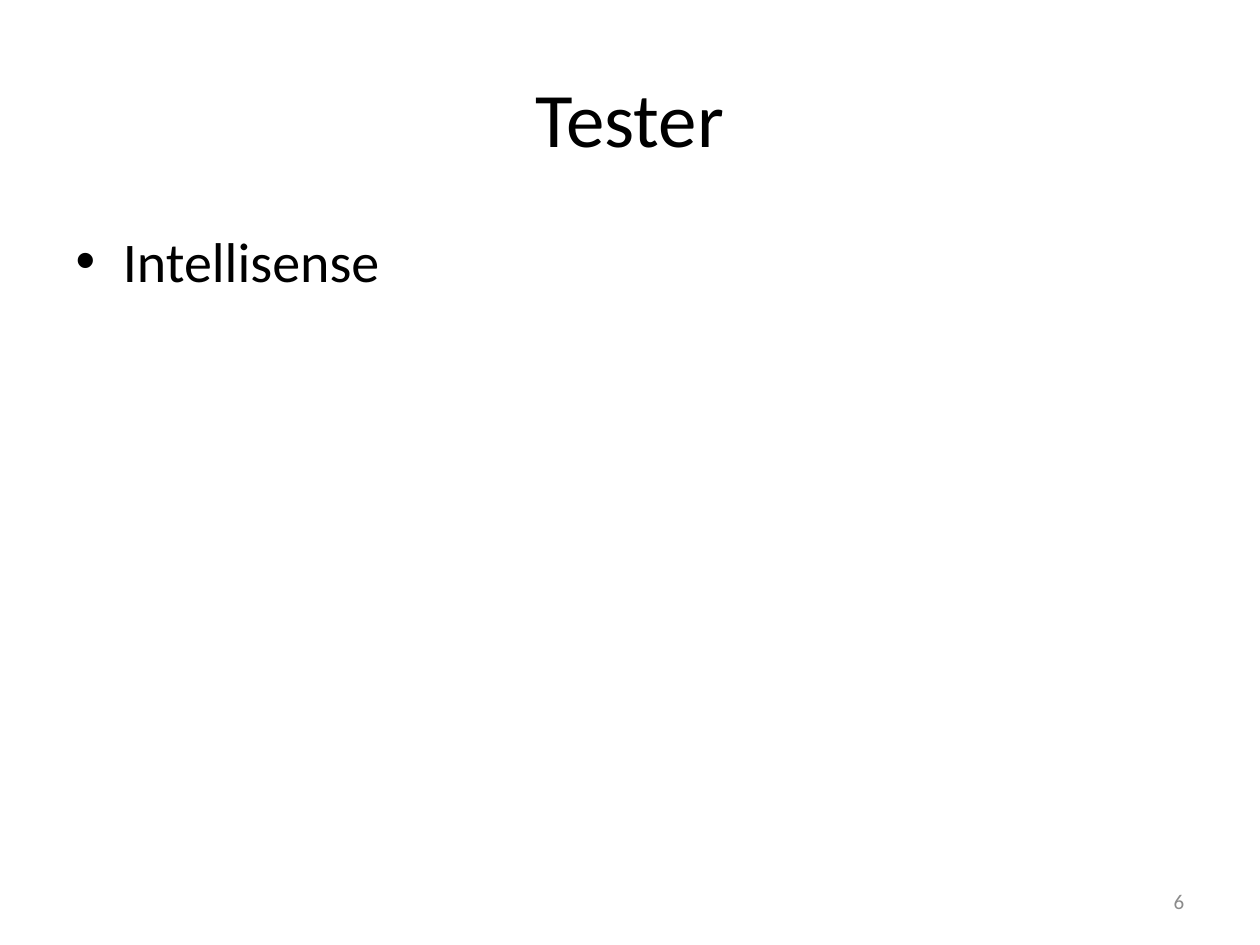
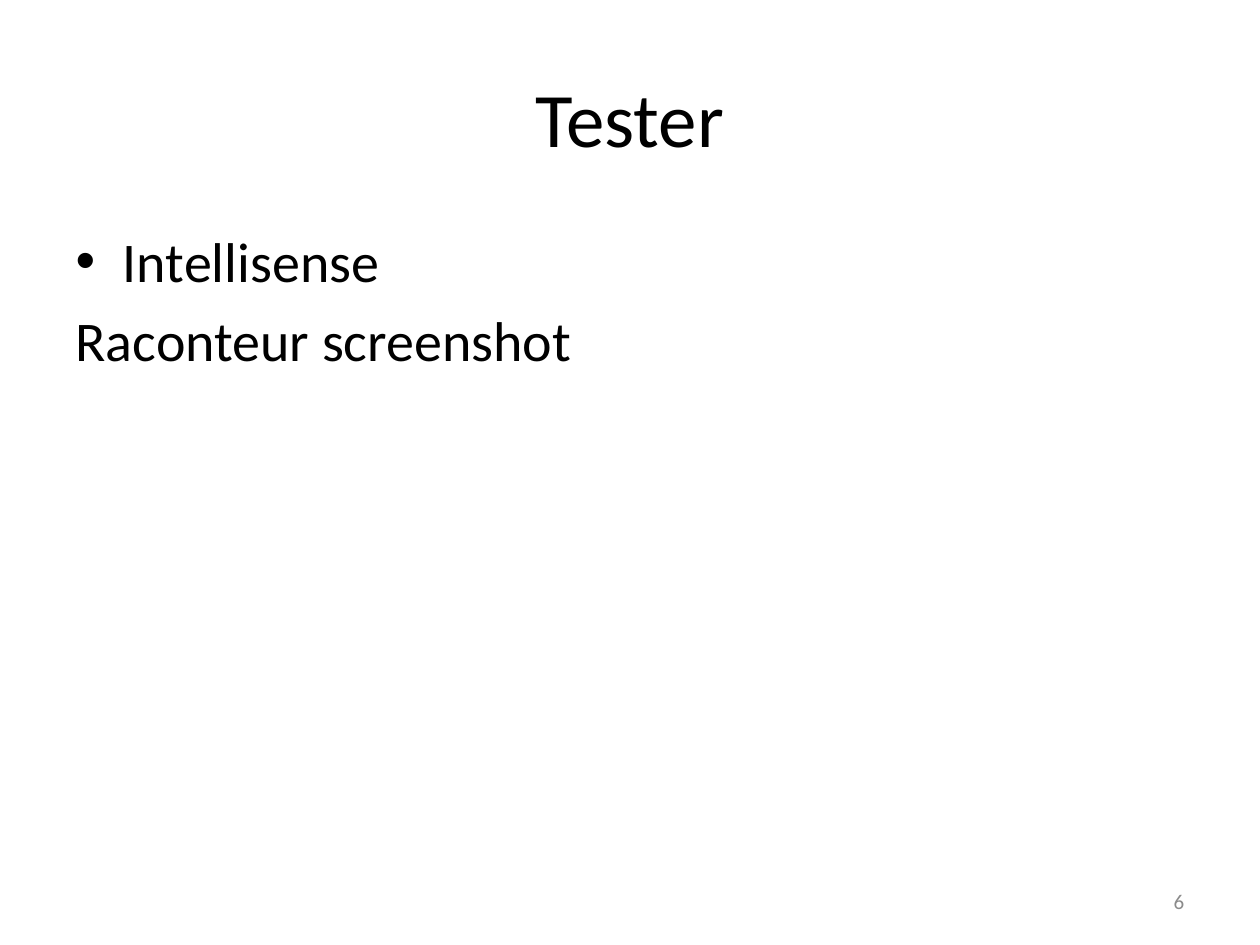
Before and after one commit to msuarz/portfolio, a slide deck: slide 6 of agile2011/presentation.pptx. Drawn at 1260x945 pixels with LibreOffice and Linux fonts; fonts in the diff are those of the drawing. Boxes give left, top, right and bottom in pixels: in the first picture for what was removed or moved away, otherwise in the second. Text is boxed around its words. In the diff, an @@ line names an element or a change of style, - is before the commit and + after.

Commit message:
adding screenshots to presentation

```diff
--- a/agile2011/presentation.pptx
+++ b/agile2011/presentation.pptx
@@ text at (76, 322, 571, 362): paragraph added @@
+Raconteur screenshot
```
Also in this commit, not shown: 12 other slides changed, 1 slide added, 2 slides removed, 1 other file.
